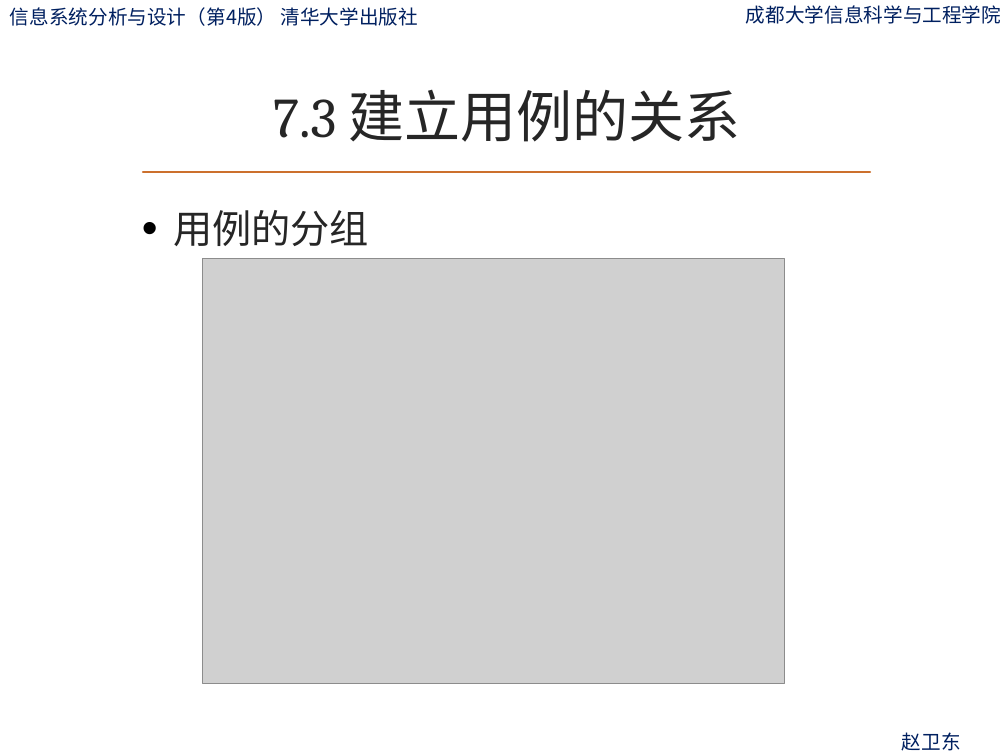
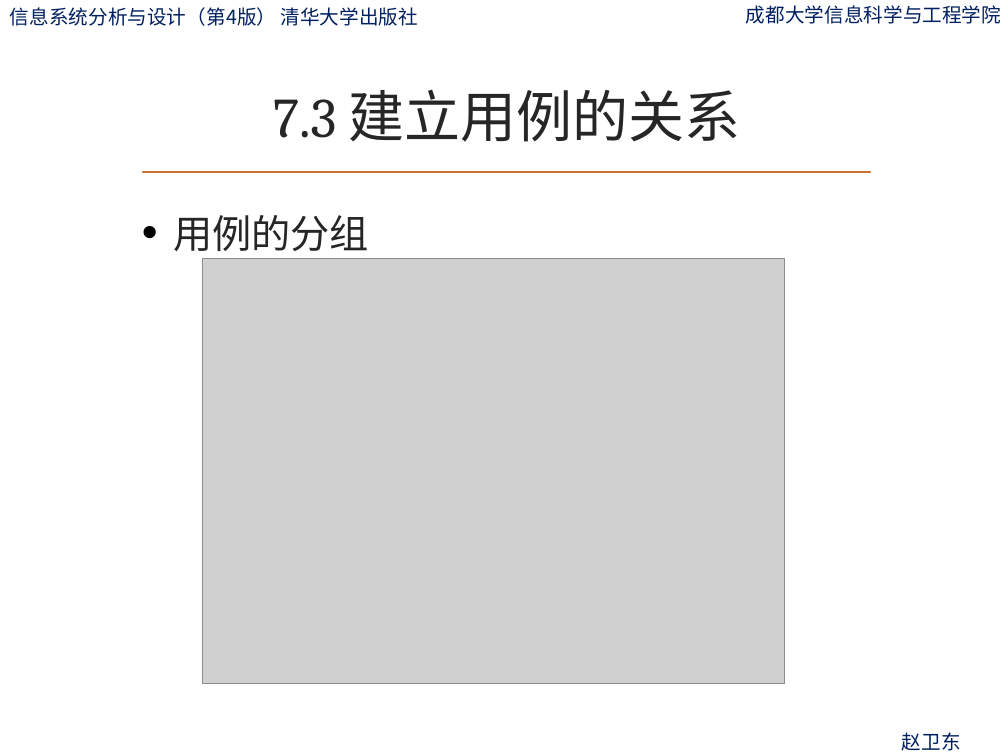
Before and after one commit to zwdcdu/is_analysis, a slide deck: slide 29 of ppt/第7章-用例建模.pptx (slide 24 before the commit). Drawn at 1008x756 pixels with LibreOffice and Linux fonts; fonts in the diff are those of the drawing; grey boxes stand for pictures; background and template pictures are left out. Boxes give left, top, right and bottom in pixels: in the first picture for what was removed or moved away, otherwise in the second. Text is boxed around its words. In the diff, an @@ line names an element or a change of style, - is before the commit and + after.

```diff
--- a/ppt/第7章-用例建模.pptx
+++ b/ppt/第7章-用例建模.pptx
@@ text "用例的分组" at [173,215,369,259]: line spacing 1.1 to 1.2 @@
```
Also in this commit, not shown: 1 other slide changed, 5 slides added, 1 other file.
